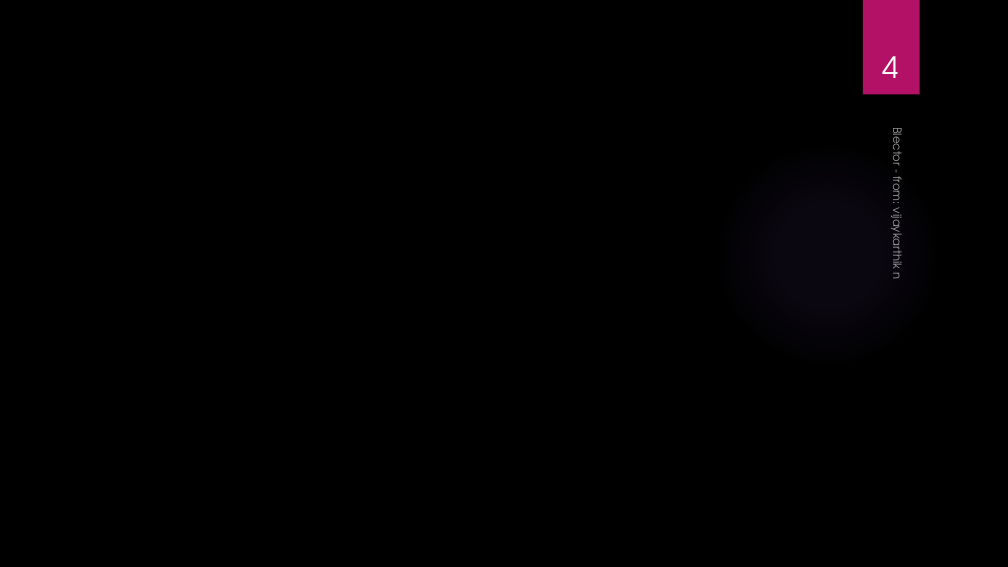
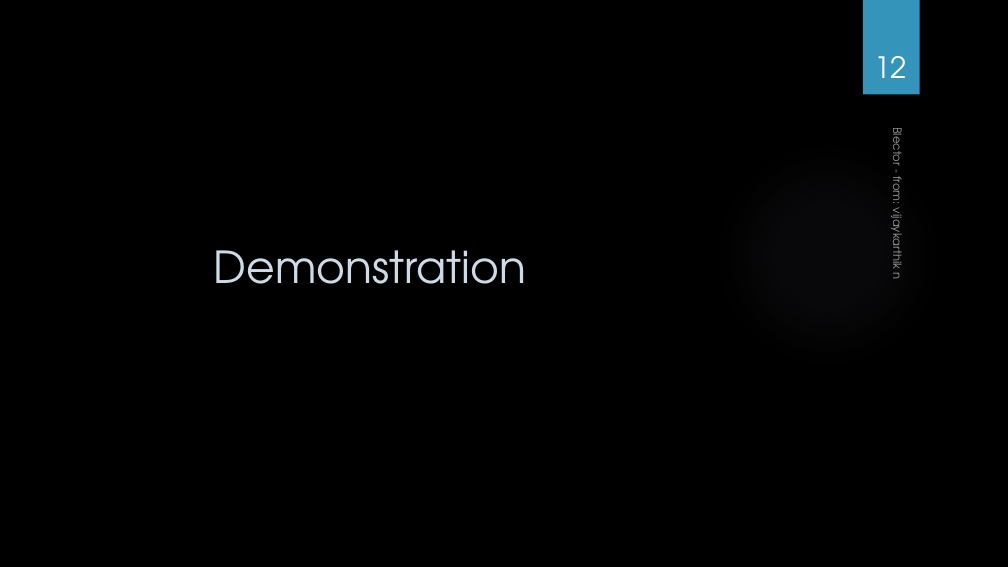
Before and after one commit to karthigowtham/block-chain-electronic-voting-reference-implementation-using-javascript, a slide deck: slide 12 of Blector.pptx (slide 4 before the commit). Drawn at 1008x567 pixels with LibreOffice and Linux fonts; fonts in the diff are those of the drawing; background and template pictures are left out. Boxes give left, top, right and bottom in pixels: in the first picture for what was removed or moved away, otherwise in the second. Text is boxed around its words. In the diff, an @@ line names an element or a change of style, - is before the commit and + after.

```diff
--- a/Blector.pptx
+++ b/Blector.pptx
@@ rectangle at [863,0,920,95]: fill #B31166 to #3494BA @@
@@ page number at [874,56,907,78]: text changed @@
-4
+12
@@ title added at [214,250,527,284], 42 pt, text #CEDBE6 @@
+Demonstration
```
Also in this commit, not shown: 12 other slides changed.
